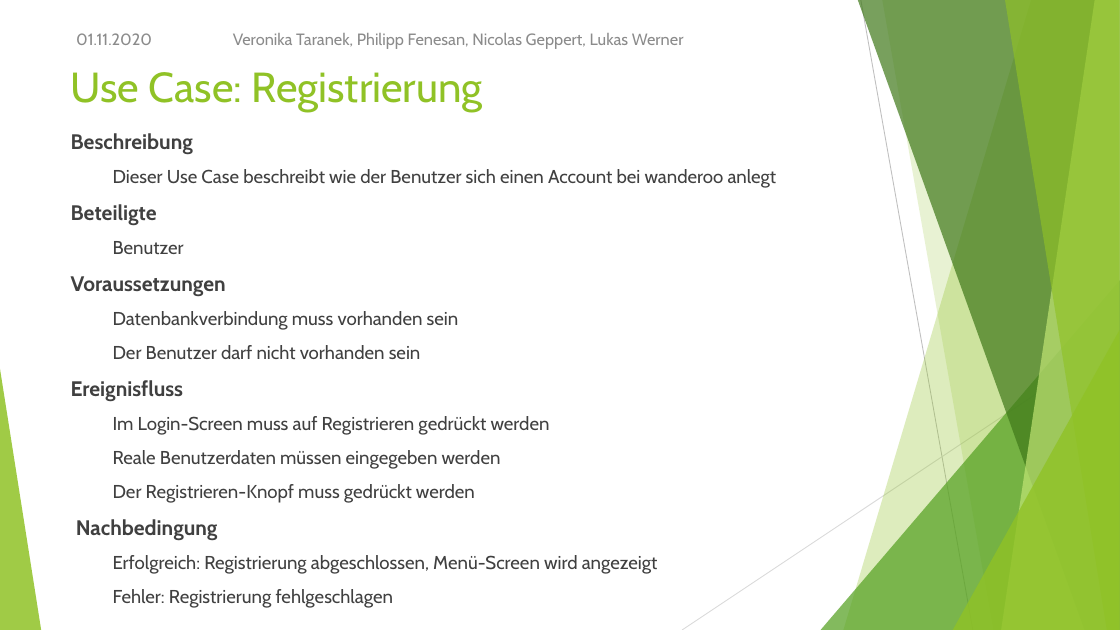
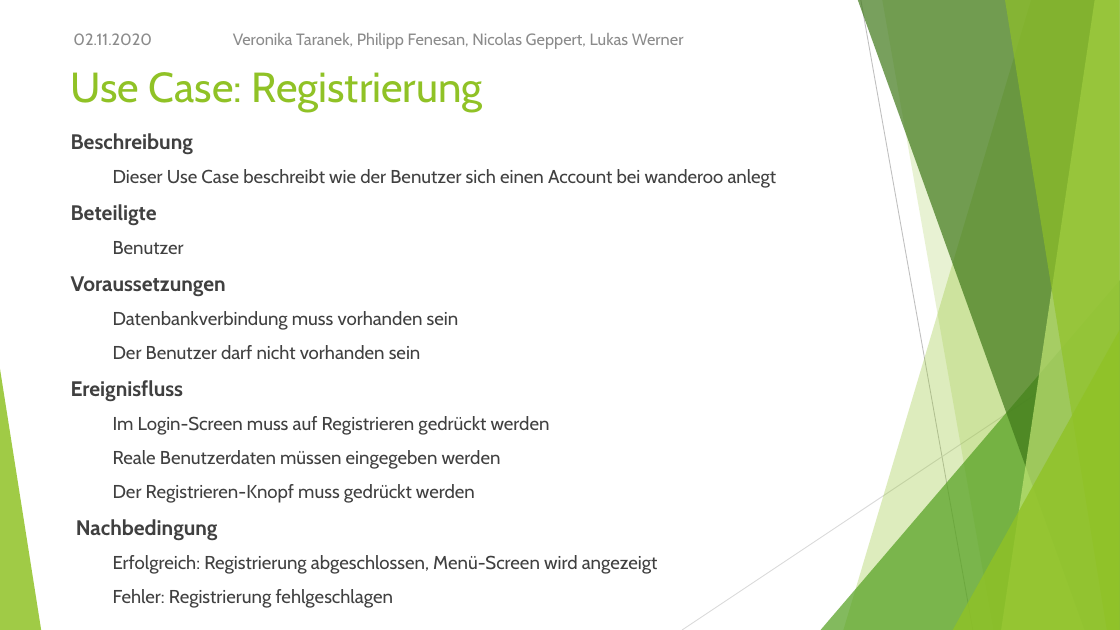
Before and after one commit to NicoGep/Programming_Project, a slide deck: slide 11 of presentation/wanderoo – Gruppe 3.pptx. Drawn at 1120x630 pixels with LibreOffice and Linux fonts; fonts in the diff are those of the drawing. Boxes give left, top, right and bottom in pixels: in the first picture for what was removed or moved away, otherwise in the second. Text is boxed around its words. In the diff, an @@ line names an element or a change of style, - is before the commit and + after.

```diff
--- a/presentation/wanderoo – Gruppe 3.pptx
+++ b/presentation/wanderoo – Gruppe 3.pptx
@@ text at (73, 33, 152, 45): text changed @@
-01.11.2020
+02.11.2020
```
Also in this commit, not shown: 13 other slides changed.
